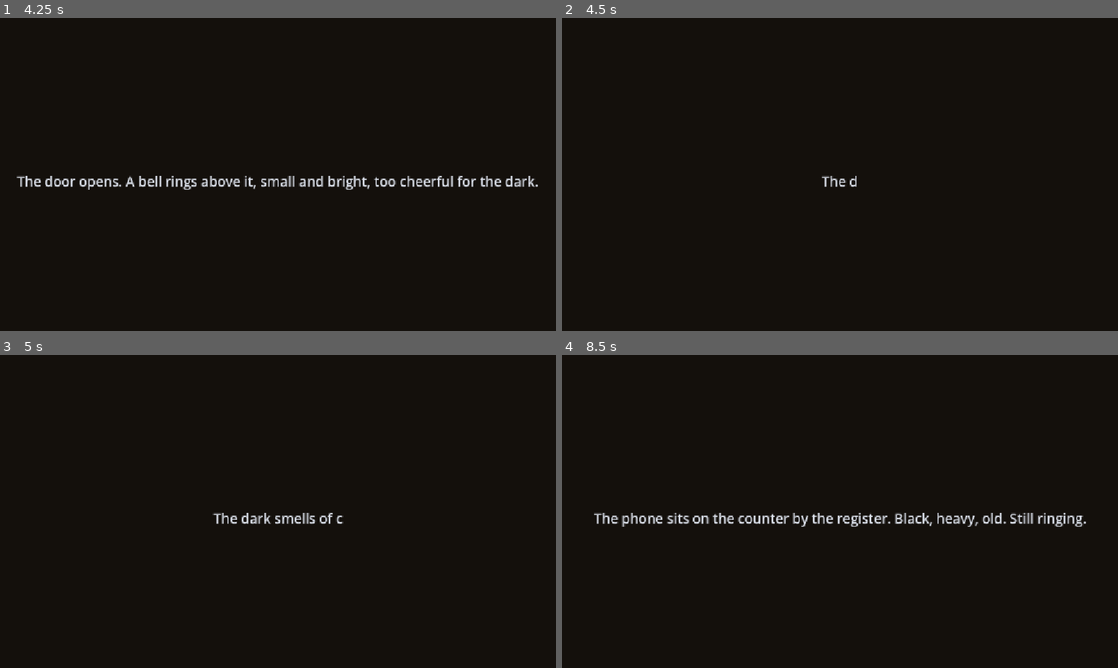
Above: before the commit, frames 1-4 (two rows, left to right).
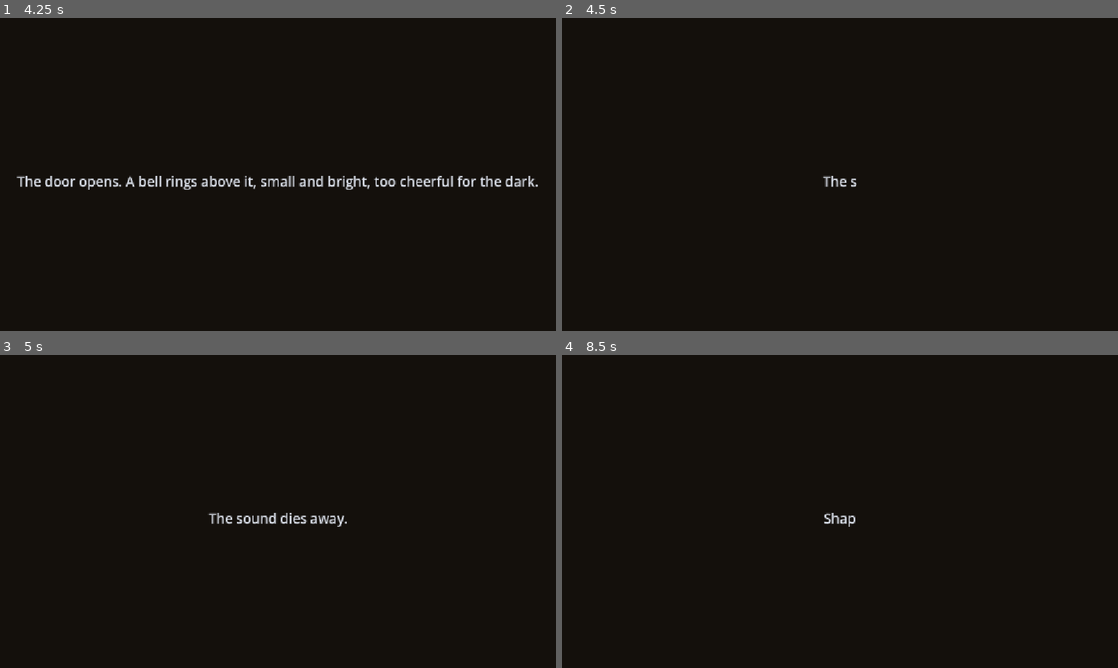
Above: after the commit, the same moments.

Repository: MicolDellaColletta/breakup
Game: Godot game, scene res://scenes/shop.tscn
Same seed, same stepped clock (60 frames per second), same inputs: the game is played once before the commit and once after it. This scene is started directly instead of the project's main scene. Sound files missing from this copy of the repository are replaced by a short silence.
Inputs (mouse positions are in pixels of both pictures, inside the frame that each line leads up to):
- Up to frame 1 (4.25 s): tap Enter (ui_accept) at 0.5, 0.77, 1.25, 1.52, 2 s; click (278, 174) at 2.75 s; click (278, 174) at 3.5 s
- Up to frame 2 (4.5 s): click (840, 174) at 4.25 s
- Up to frame 3 (5 s): no input
- Up to frame 4 (8.5 s): tap Enter (ui_accept) at 5.27, 6.02, 6.77, 8.27 s

Frame 1 is identical in both runs. In frame 2, 0.1% of the frame differs, in the area x 46-53%, y 50-54%; in frame 3, 0.6%; in frame 4, 1.6%, in the area x 5-95%, y 50-55%.

Commit message:
Move the letter to a lit office and add layout reference
- Rewrite the shop arrival: neon light through the front windows, the
  hum, paranoia and the unknown voice, then the walk to the counter
  before the phone rings
- After the phone, a lit OFFICE door behind the counter with a
  Knock / Push it open choice; the envelope is now on the office desk
- New light=office story tag: the background flashes bright and settles
  to a dim yellow when the office door opens
- Place the freezer hum behind the steel door in the back room
- Add docs/layout.md with matching shop and apartment maps

Co-Authored-By: Claude Opus 5.5 <noreply@anthropic.com>

Diff:
--- a/scenes/shop.tscn
+++ b/scenes/shop.tscn
@@ -72,6 +72,31 @@
 layout_mode = 2
 text = "Let it ring"
 
+[node name="DoorChoices" type="HBoxContainer" parent="." unique_id=1873345120]
+unique_name_in_owner = true
+layout_mode = 1
+anchors_preset = 7
+anchor_left = 0.5
+anchor_top = 1.0
+anchor_right = 0.5
+anchor_bottom = 1.0
+offset_left = -75.0
+offset_top = -40.0
+offset_right = 75.0
+grow_horizontal = 2
+grow_vertical = 0
+mouse_filter = 2
+
+[node name="KnockButton" type="Button" parent="DoorChoices" unique_id=402918377]
+unique_name_in_owner = true
+layout_mode = 2
+text = "Knock"
+
+[node name="OpenDoorButton" type="Button" parent="DoorChoices" unique_id=1650072214]
+unique_name_in_owner = true
+layout_mode = 2
+text = "Push it open"
+
 [node name="HangUpButton" type="Button" parent="." unique_id=2136034170]
 unique_name_in_owner = true
 layout_mode = 1
--- a/scripts/shop.gd
+++ b/scripts/shop.gd
@@ -3,6 +3,11 @@
 const STORY_PATH: String = "res://story/shop.txt"
 const LETTER_PATH: String = "res://story/letter.txt"
 const APARTMENT_SCENE: String = "res://scenes/apartment.tscn"
+
+const LIGHTS: Dictionary = {
+	"office": Color(0.17, 0.14, 0.09),
+}
+const LIGHT_FLASH: Color = Color(0.55, 0.5, 0.4)
 
 @onready var narrator: Narrator = %Narrator
 @onready var letter_panel: ColorRect = %LetterPanel
@@ -12,6 +17,10 @@
 @onready var phone_choices: HBoxContainer = %PhoneChoices
 @onready var pick_up_button: Button = %PickUpButton
 @onready var let_it_ring_button: Button = %LetItRingButton
+@onready var door_choices: HBoxContainer = %DoorChoices
+@onready var knock_button: Button = %KnockButton
+@onready var open_door_button: Button = %OpenDoorButton
+@onready var background: ColorRect = $Background
 @onready var fade: ColorRect = %Fade
 @onready var shop_hum: AudioStreamPlayer = %ShopHum
 @onready var action_button: Button = %ActionButton
@@ -31,7 +40,10 @@
 	letter_panel.visible = false
 	hang_up_button.visible = false
 	phone_choices.visible = false
+	door_choices.visible = false
 	action_button.visible = false
+	knock_button.pressed.connect(_on_door_choice.bind("knock"))
+	open_door_button.pressed.connect(_on_door_choice.bind("office"))
 	action_button.pressed.connect(_on_action_pressed)
 	letter_text.text = _read_letter(LETTER_PATH)
 	fold_button.pressed.connect(_on_fold_pressed)
@@ -64,8 +76,13 @@
 			narrator.set_input_enabled(false)
 			hang_up_button.visible = true
 		"after_call", "let_it_ring":
-			narrator.play("envelope")
-		"envelope":
+			narrator.play("office_door")
+		"office_door":
+			narrator.set_input_enabled(false)
+			door_choices.visible = true
+		"knock":
+			narrator.play("office")
+		"office":
 			_prompt("Take the envelope", _take_envelope)
 		"envelope_held":
 			_prompt("Open it", _open_envelope)
@@ -89,6 +106,11 @@
 	narrator.set_input_enabled(true)
 	narrator.play("let_it_ring")
 
+func _on_door_choice(section: String) -> void:
+	door_choices.visible = false
+	narrator.set_input_enabled(true)
+	narrator.play(section)
+
 func _on_hang_up_pressed() -> void:
 	hang_up_button.visible = false
 	sounds["deadline"].stop()
@@ -102,6 +124,17 @@
 		_stop_sound(line["stop"])
 	if line.has("sound"):
 		_play_sound(line["sound"])
+	if line.has("light"):
+		_set_light(line["light"])
+
+func _set_light(light_name: String) -> void:
+	if not LIGHTS.has(light_name):
+		push_warning("Unknown light: " + light_name)
+		return
+	# A quick glare, then the eyes adjust to the room's light.
+	background.color = LIGHT_FLASH
+	var tween: Tween = create_tween()
+	tween.tween_property(background, "color", LIGHTS[light_name], 1.2)
 
 func _play_sound(sound_name: String) -> void:
 	if not sounds.has(sound_name):
Not shown, changed: story/shop.txt
Not shown, added: docs/layout.md
